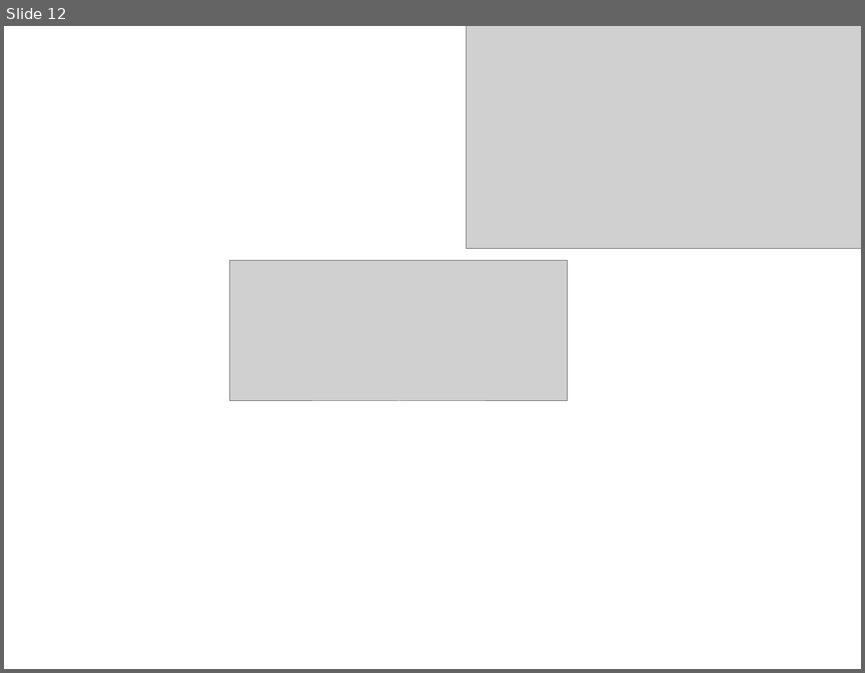
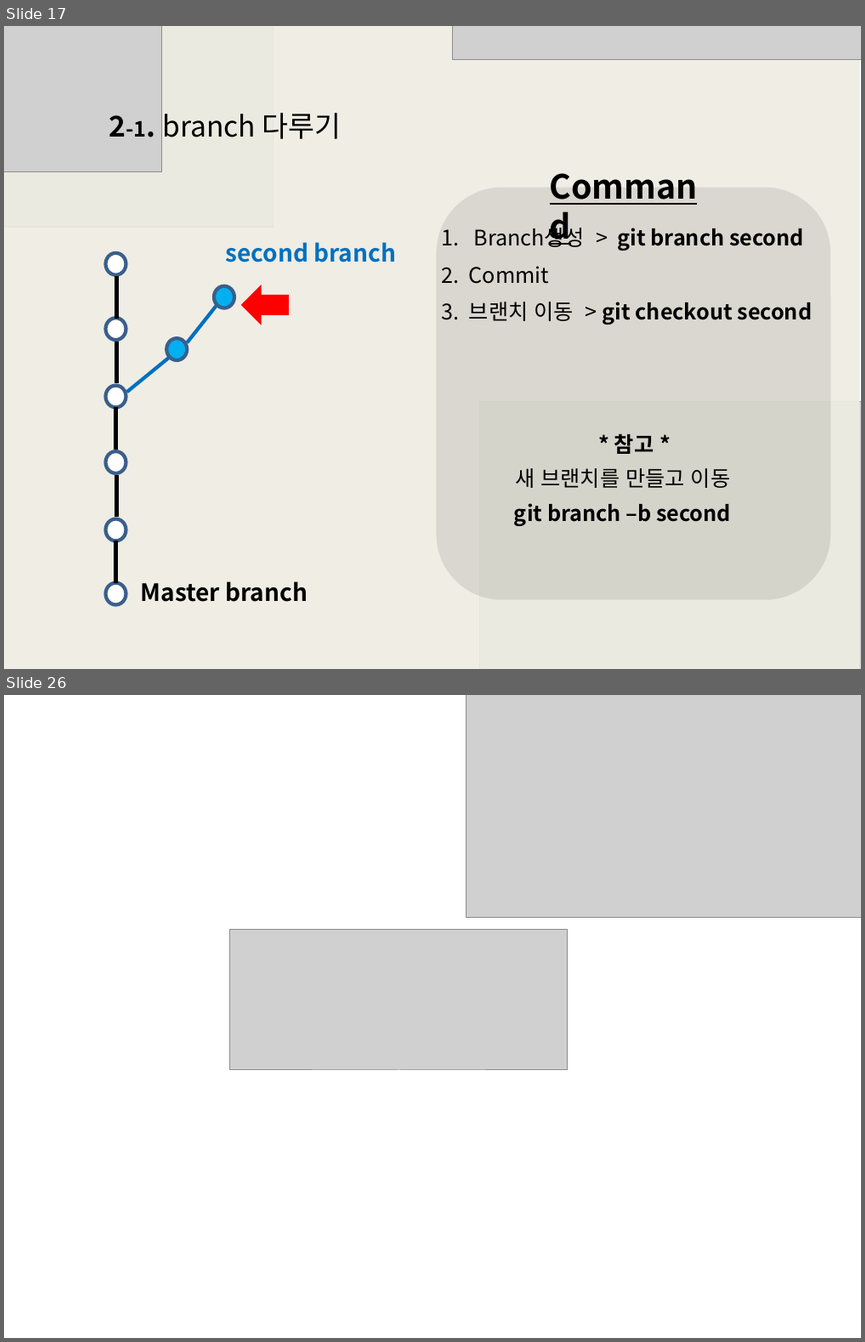
Before and after one commit to lee-bomi/TIL, a slide deck: Today I learned/git.pptx. Shown one above the other, each under a label of ours: slide 12 before the commit, slides 17 and 26 after it; the slides between them are not shown. The pictures are 865x673 and 865x1342 pixels, drawn with LibreOffice and Linux fonts; fonts in the diff are those of the drawing; grey boxes stand for pictures. Boxes give left, top, right and bottom in pixels: in the first picture for what was removed or moved away, otherwise in the second. Text is boxed around its words. In the diff, an @@ line names an element or a change of style, - is before the commit and + after.

```diff
--- a/Today I learned/git.pptx
+++ b/Today I learned/git.pptx
@@ slide 17 added at bbox=[4, 26, 861, 669], background #FFFFFF @@
@@ picture added at bbox=[4, 26, 273, 227] @@
@@ rectangle added at bbox=[4, 26, 860, 669], fill #EEECE2 at 93% opacity @@
@@ picture added at bbox=[4, 26, 160, 171] @@
@@ picture added at bbox=[453, 26, 861, 59] @@
@@ text added at bbox=[109, 113, 341, 139], 24 pt, text #000000 @@
+2-1. branch 다루기
@@ text added at bbox=[541, 161, 726, 210], 28 pt, text #000000, bold, underline @@
+Command
@@ rounded rectangle added at bbox=[436, 188, 830, 599], fill #000000 at 9% opacity @@
@@ text added at bbox=[618, 227, 804, 250], 18 pt, text #000000, bold @@
+1. Branch생성 > git branch second
@@ ellipse added at bbox=[106, 253, 126, 275], fill #FFFFFF, outline #3A5F8C 3 pt @@
@@ text added at bbox=[225, 242, 396, 262], 20 pt, text #0070C0, bold @@
+second branch
@@ line added from (116, 318) to (116, 276), #000000 3 pt @@
@@ text added at bbox=[442, 266, 549, 284], 18 pt, text #000000 @@
+2. Commit
@@ line added from (217, 305) to (188, 342), #0070C0 3 pt @@
@@ ellipse added at bbox=[214, 285, 234, 308], fill #00B0F0, outline #3A5F8C 3 pt @@
@@ left arrow added at bbox=[240, 284, 289, 325], fill #FF0000 @@
@@ text added at bbox=[442, 301, 812, 324], 18 pt, text #000000, bold @@
+3. 브랜치 이동 > git checkout second
@@ ellipse added at bbox=[106, 318, 126, 340], fill #FFFFFF, outline #3A5F8C 3 pt @@
@@ line added from (116, 383) to (116, 341), #000000 3 pt @@
@@ line added from (170, 357) to (127, 392), #0070C0 3 pt @@
@@ ellipse added at bbox=[167, 338, 188, 360], fill #00B0F0, outline #3A5F8C 3 pt @@
@@ ellipse added at bbox=[106, 385, 126, 408], fill #FFFFFF, outline #3A5F8C 3 pt @@
@@ line added from (115, 449) to (115, 408), #000000 3 pt @@
@@ picture added at bbox=[479, 402, 861, 669] @@
@@ ellipse added at bbox=[106, 451, 126, 473], fill #FFFFFF, outline #3A5F8C 3 pt @@
@@ text added at bbox=[614, 434, 653, 454], 18 pt, text #000000, bold @@
+* 참고 *
@@ line added from (116, 516) to (116, 474), #000000 3 pt @@
@@ text added at bbox=[515, 468, 730, 488], 18 pt, text #000000 @@
+새 브랜치를 만들고 이동
@@ text added at bbox=[514, 503, 731, 526], 18 pt, text #000000, bold @@
+git branch –b second
@@ ellipse added at bbox=[106, 519, 126, 541], fill #FFFFFF, outline #3A5F8C 3 pt @@
@@ line added from (115, 582) to (115, 541), #000000 3 pt @@
@@ ellipse added at bbox=[106, 582, 126, 604], fill #FFFFFF, outline #3A5F8C 3 pt @@
@@ text added at bbox=[141, 581, 307, 601], 20 pt, text #000000, bold @@
+Master branch
@@ what was slide 12 is now slide 26 @@
```
Also in this commit, not shown: 3 slides changed, 13 other slides added, 45 other files.
